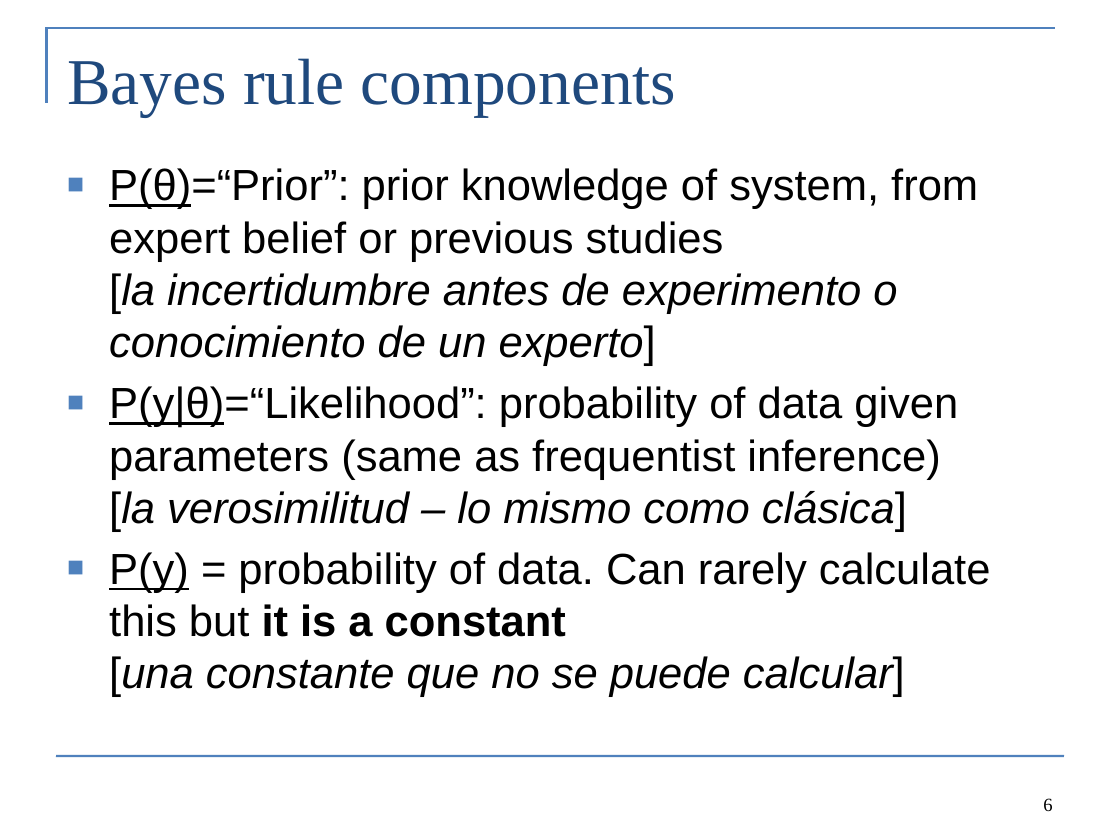
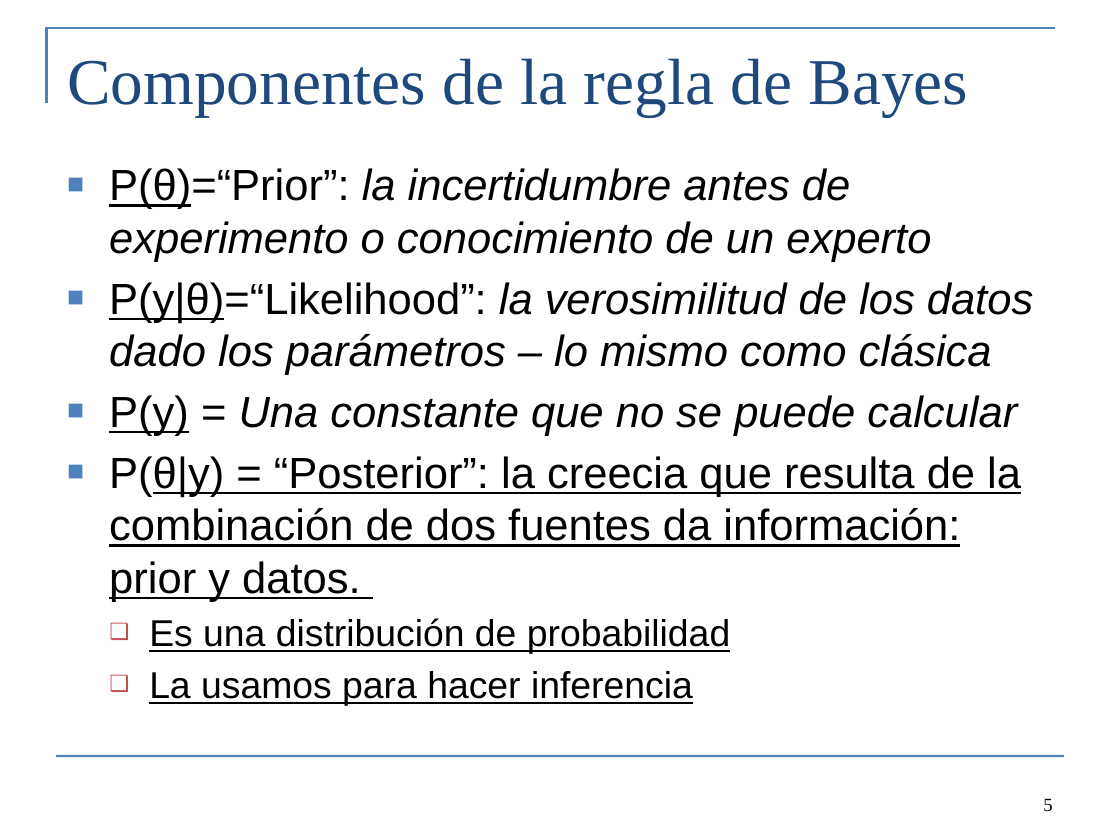
Before and after one commit to colemonnahan/bayes_workshop, a slide deck: slide 5 of dia2/lecture2_bayes.pptx (slide 6 before the commit). Drawn at 1120x840 pixels with LibreOffice and Linux fonts; fonts in the diff are those of the drawing. Boxes give left, top, right and bottom in pixels: in the first picture for what was removed or moved away, otherwise in the second. Text is boxed around its words. In the diff, an @@ line names an element or a change of style, - is before the commit and + after.

```diff
--- a/dia2/lecture2_bayes.pptx
+++ b/dia2/lecture2_bayes.pptx
@@ title at [67, 58, 969, 117]: text changed @@
-Bayes rule components
+Componentes de la regla de Bayes
@@ text at [109, 168, 1033, 706]: text changed @@
-■ P(θ)=“Prior”: prior knowledge of system, from expert belief or previous studies
-  [la incertidumbre antes de experimento o conocimiento de un experto]
-■ P(y|θ)=“Likelihood”: probability of data given parameters (same as frequentist inference)
-  [la verosimilitud – lo mismo como clásica]
-■ P(y) = probability of data. Can rarely calculate this but it is a constant
-  [una constante que no se puede calcular]
+■ P(θ)=“Prior”: la incertidumbre antes de experimento o conocimiento de un experto
+■ P(y|θ)=“Likelihood”: la verosimilitud de los datos dado los parámetros – lo mismo como clásica
+■ P(y) = Una constante que no se puede calcular
+■ P(θ|y) = “Posterior”: la creecia que resulta de la combinación de dos fuentes da información: prior y datos.
+  ❑ Es una distribución de probabilidad
+  ❑ La usamos para hacer inferencia
@@ page number at [1043, 798, 1052, 812]: text changed @@
-6
+5
```
Also in this commit, not shown: 18 other slides changed, 4 other files.
